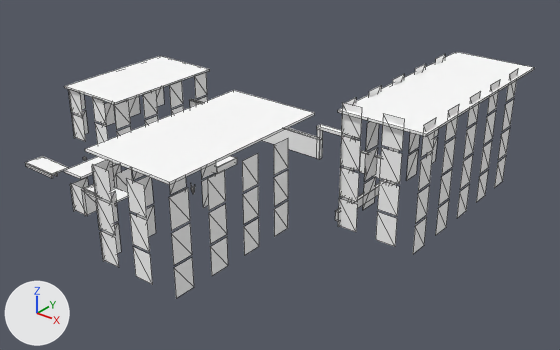
One commit to the OBJ model Games/GuruttoWorld/Assets/Models/StreetJourney/Baked/Block-1-2.obj: the scene before it, then after it.
Rendered twice from a 50 mm camera at (55.2, -3.9, 34.7) aimed at (12.2, 49.9, 1.4). The lights are fixed; the arrows at lower left show +X, +Y and +Z. The picture after the commit comes second. Mesh edges are drawn as thin lines. Where no turn or scale is listed for an object, it has been applied to the vertices. Vertices at exactly the same position are counted once.

The first picture shows 'Block-1-2'.
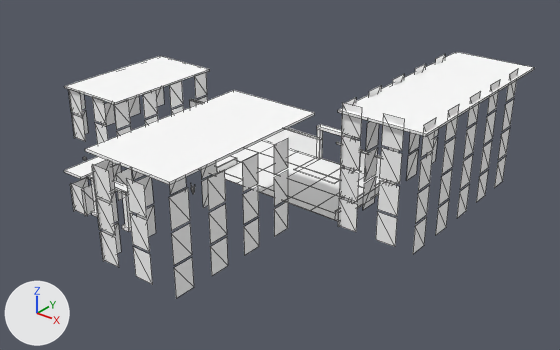
The change, as a list of edits to the scene's bpy script:
```text
Change me_block_1_2:
    used by ob_block_1_2; location = (0.0, 0.0, 0.0)
    remove me_block_1_2.from_pydata(...)  # 742 vertices, 576 faces; spans x -14.2..29.2, y 29.8..68.2, z 0.0..11.8
    add me_block_1_2.from_pydata(...)  # 894 vertices, 690 faces; spans x -14.2..29.2, y 29.8..68.2, z 0.0..11.8
    me_block_1_2 part 1: a new loose piece, a box spanning x 3.07..3.53, y 34.22..34.78, z 0.56..4.26, in mat_white (white #ffffff)
    me_block_1_2 part 2: a new loose piece, a box spanning x 7.27..7.73, y 34.22..34.78, z 0.56..4.26, in mat_white (white #ffffff)
    me_block_1_2 part 3: a new loose piece, a box spanning x 7.07..7.93, y 34.03..34.97, z 0.56..0.92, in mat_white (white #ffffff)
    me_block_1_2 part 4: a new loose piece, a box spanning x 2.75..8.05, y 34.03..34.97, z 4.4..4.52, in mat_white (white #ffffff)
    me_block_1_2 part 5: a new loose piece, a box spanning x -6.0..21.0, y 47.0..57.0, z 0.56..0.59, in mat_white (white #ffffff)
    me_block_1_2 part 6: the loose piece of 8 vertices spanning x 3.4..7.4, y 33.2..35.2, z 3.5..3.7 is scaled about its middle by (6.75, 0.0132, 0.0286), then moved by (2.1, 13.8, -3.0)
    me_block_1_2 part 7: the loose piece of 8 vertices spanning x 3.4..7.4, y 33.2..33.4, z 3.3..3.6 is scaled about its middle by (6.75, 0.208, 0.0133), then moved by (2.1, 17.7, -2.8)
    me_block_1_2 part 8: a new loose piece, a box spanning x 11.5..16.5, y 53.0..57.0, z 0.57..0.63, in mat_white (white #ffffff)
    me_block_1_2 part 9: the loose piece of 8 vertices spanning x -5.4..-1.4, y 33.2..33.4, z 3.3..3.6 is deleted
    me_block_1_2 part 10: the loose piece of 8 vertices spanning x -5.4..-1.4, y 33.2..35.2, z 3.5..3.7 is deleted
    other edits to the shape of me_block_1_2 do not show in these pictures
```

Changed parts and their boxes [x1, y1, x2, y2] in the pictures (560 x 350 px; the box of a moved part takes in the faces that stretch with it):
'Block-1-2', reshaped (8% narrower): before [25, 52, 535, 298]; after [64, 52, 535, 298]
part 1 of me_block_1_2, added: after [91, 180, 100, 212]
part 2 of me_block_1_2, added: after [122, 194, 133, 227]
part 3 of me_block_1_2, added: after [122, 224, 131, 232]
part 4 of me_block_1_2, added: after [86, 172, 128, 193]
part 5 of me_block_1_2, added: after [212, 140, 384, 220]
part 6 of me_block_1_2, moved or reshaped (mostly hidden): before [85, 185, 128, 203]; after [228, 174, 333, 213]
part 7 of me_block_1_2, moved or reshaped: before [85, 190, 100, 199]; after [264, 170, 337, 196]
part 8 of me_block_1_2, added: after [294, 158, 356, 183]
part 9 of me_block_1_2, deleted: before [26, 164, 53, 178]
part 10 of me_block_1_2, deleted: before [25, 156, 68, 175]
